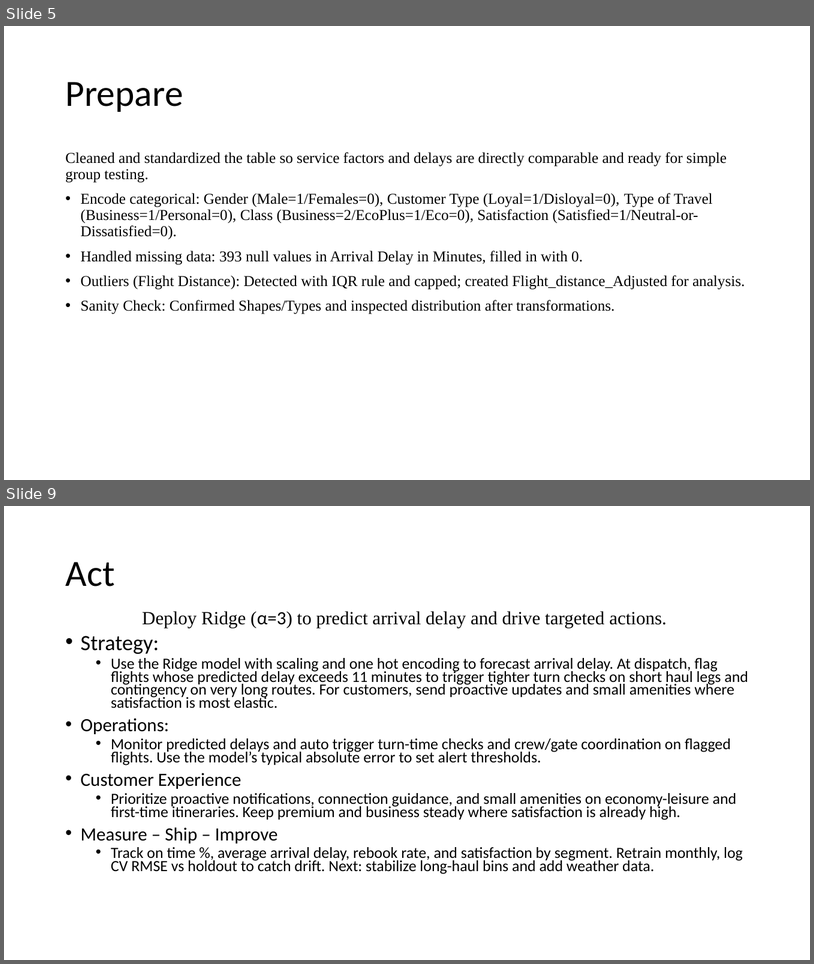
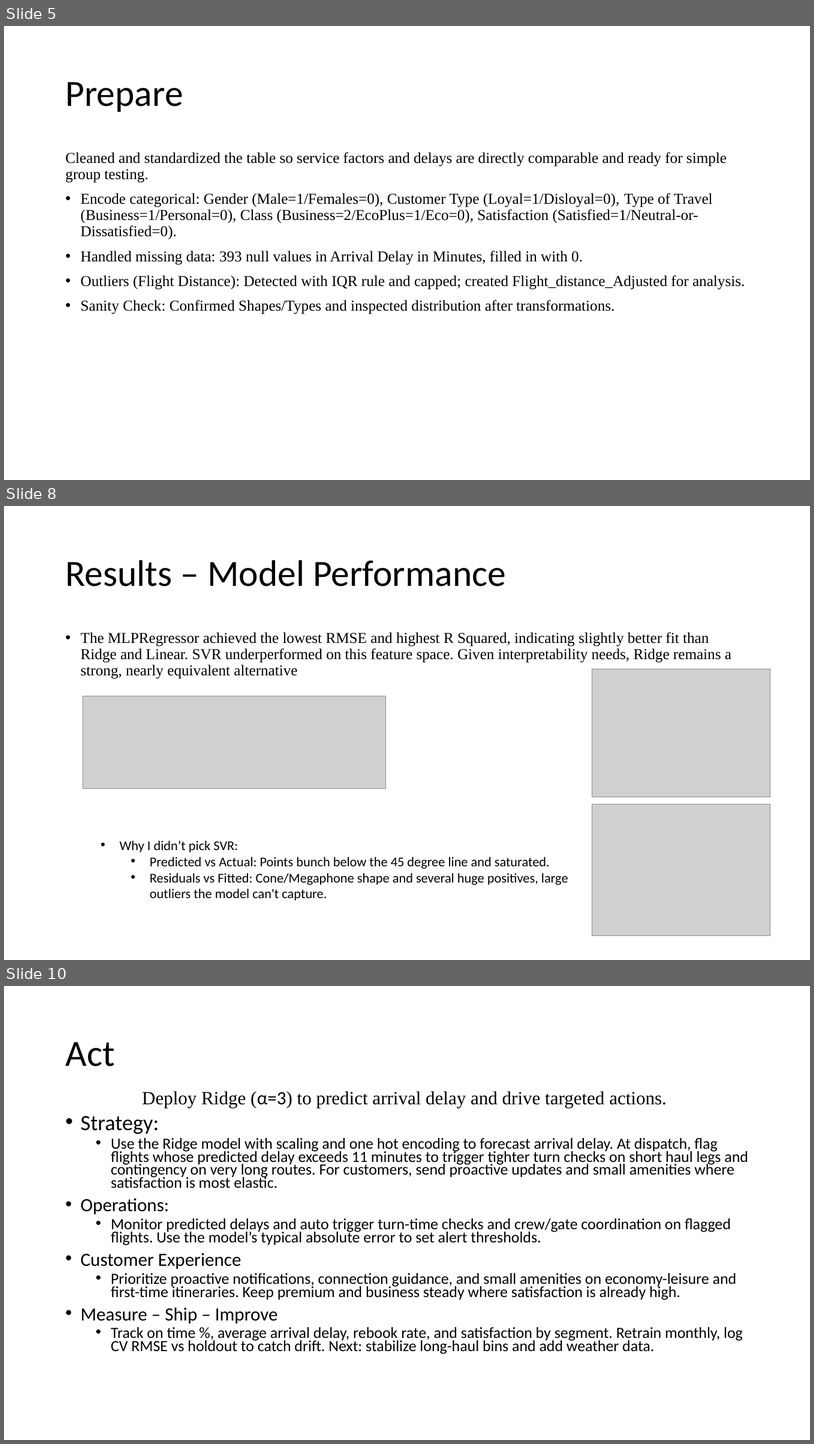
Before and after one commit to vince760/ANA500, a slide deck: VITALE_PPT.pptx. Shown one above the other, each under a label of ours: slides 5 and 9 before the commit, slides 5, 8 and 10 after it; the slides between them are not shown. The pictures are 814x964 and 814x1444 pixels, drawn with LibreOffice and Linux fonts; fonts in the diff are those of the drawing; grey boxes stand for pictures. Boxes give left, top, right and bottom in pixels: in the first picture for what was removed or moved away, otherwise in the second. Text is boxed around its words. In the diff, an @@ line names an element or a change of style, - is before the commit and + after.

```diff
--- a/VITALE_PPT.pptx
+++ b/VITALE_PPT.pptx
@@ slide 8 added at [4, 506, 810, 960], background #FFFFFF @@
@@ title added at [65, 560, 506, 586], 44 pt, text #000000 @@
+Results – Model Performance
@@ text added at [81, 632, 732, 679], 18 pt, text #000000 @@
+• The MLPRegressor achieved the lowest RMSE and highest R Squared, indicating slightly better fit than Ridge and Linear. SVR underperformed on this feature space. Given interpretability needs, Ridge remains a strong, nearly equivalent alternative
@@ picture added at [592, 669, 770, 797] @@
@@ picture added at [83, 696, 386, 788] @@
@@ picture added at [592, 804, 770, 936] @@
@@ text added at [120, 840, 569, 900], 16 pt, text #000000 @@
+• Why I didn’t pick SVR:
+  • Predicted vs Actual: Points bunch below the 45 degree line and saturated.
+  • Residuals vs Fitted: Cone/Megaphone shape and several huge positives, large outliers the model can't capture.
@@ what was slide 9 is now slide 10 @@
```
Also in this commit, not shown: 3 slides changed, 1 slide removed, 2 other files.
